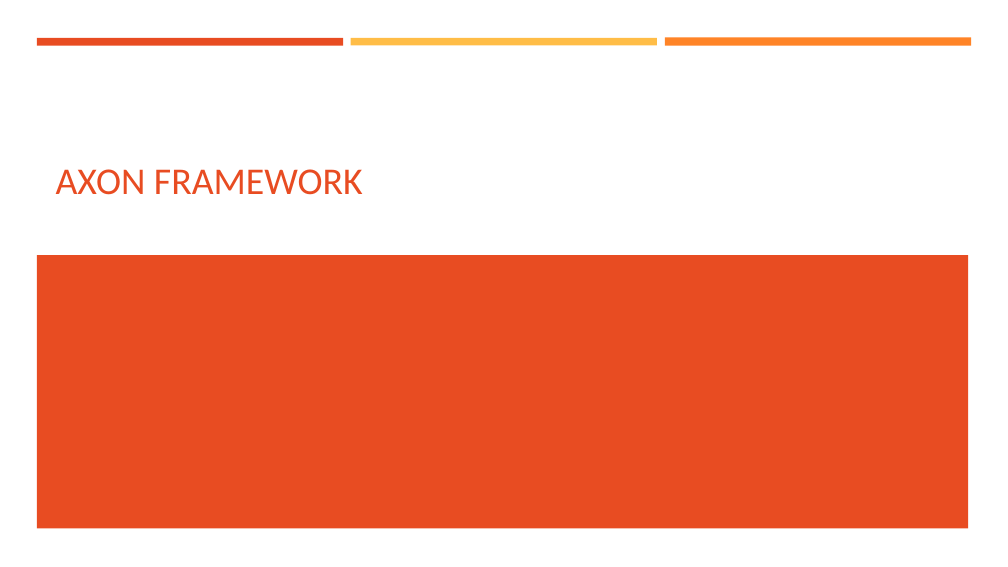
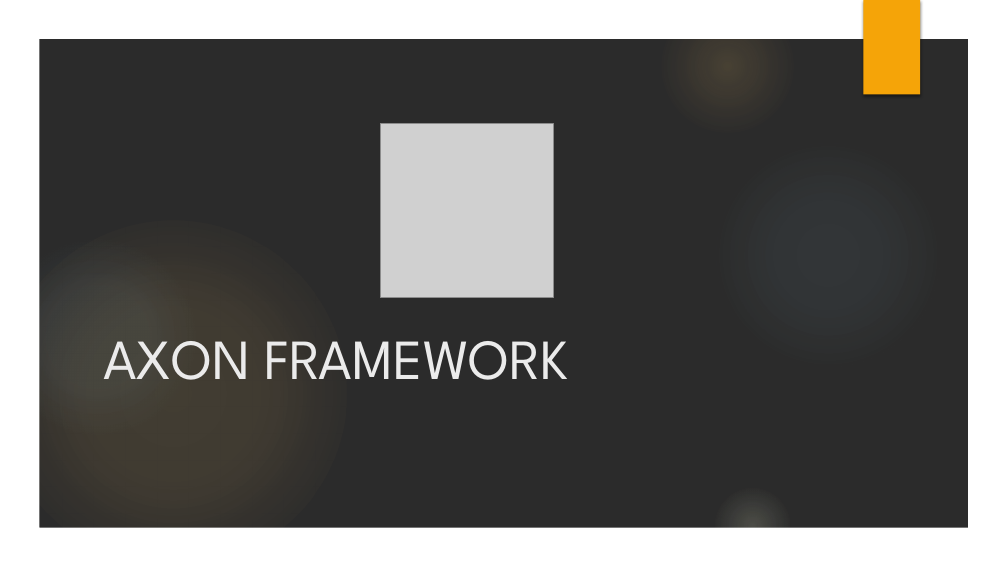
Before and after one commit to hernxntk/evensourcing-demo, a slide deck: slide 1 of Presentación1.pptx. Drawn at 1008x567 pixels with LibreOffice and Linux fonts; fonts in the diff are those of the drawing; grey boxes stand for pictures; background and template pictures are left out; a plain dark background stands for a picture behind light text. Boxes give left, top, right and bottom in pixels: in the first picture for what was removed or moved away, otherwise in the second. Text is boxed around its words. In the diff, an @@ line names an element or a change of style, - is before the commit and + after.

```diff
--- a/Presentación1.pptx
+++ b/Presentación1.pptx
@@ background #FFFFFF to picture (left out) @@
@@ group added at box(0, 0, 1008, 567): 6 ellipses, 1 freeform shape @@
@@ rectangle added at box(864, 0, 920, 95), fill #F5A408 @@
@@ rectangle removed at box(37, 38, 343, 45) @@
@@ rectangle removed at box(351, 38, 657, 45) @@
@@ rectangle removed at box(665, 38, 971, 46) @@
@@ picture added at box(380, 124, 554, 298) @@
@@ title "AXON FRAMEWORK": place and size @@
-title "AXON FRAMEWORK" at box(56, 169, 363, 195)
+title "AXON FRAMEWORK" at box(103, 341, 569, 380)
@@ title "AXON FRAMEWORK" at box(103, 341, 569, 380): size 36 to 54 pt, font Calibri to League Spartan, text colour #E84C22 to #EBEBEB @@
@@ rectangle removed at box(37, 255, 969, 528) @@
```
Also in this commit, not shown: 7 other slides changed, 3 slides added, 1 slide removed, 6 other files.
